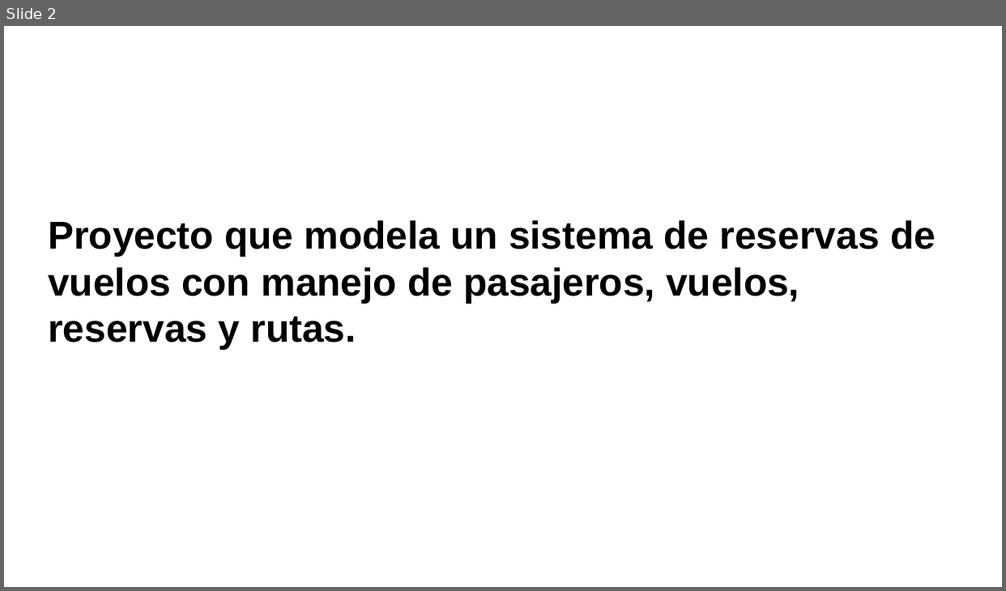
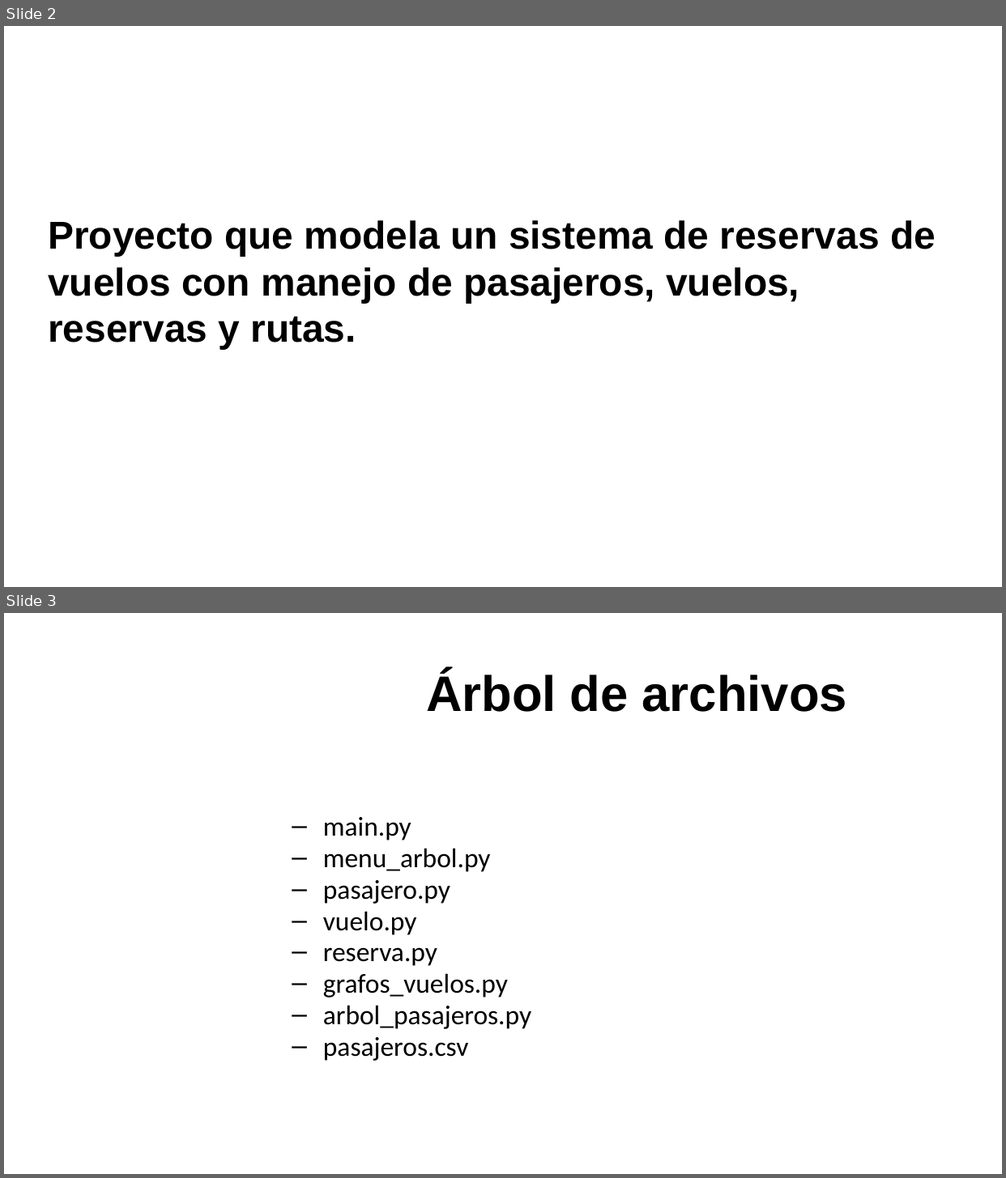
Before and after one commit to MarielaIPS/Final, a slide deck: Sistema de vuelos.pptx. Shown one above the other, each under a label of ours: slide 2 before the commit, slides 2 and 3 after it. The pictures are 1006x591 and 1006x1178 pixels, drawn with LibreOffice and Linux fonts; fonts in the diff are those of the drawing; background and template pictures are left out. Boxes give left, top, right and bottom in pixels: in the first picture for what was removed or moved away, otherwise in the second. Text is boxed around its words. In the diff, an @@ line names an element or a change of style, - is before the commit and + after.

```diff
--- a/Sistema de vuelos.pptx
+++ b/Sistema de vuelos.pptx
@@ slide 3 added at [4,613,1002,1174], background picture (left out) @@
@@ title added at [426,671,847,712], 36 pt, text #000000, bold @@
+Árbol de archivos
@@ text added at [323,817,531,1061], 19.6 pt, text #000000 @@
+  – main.py
+  – menu_arbol.py
+  – pasajero.py
+  – vuelo.py
+  – reserva.py
+  – grafos_vuelos.py
+  – arbol_pasajeros.py
+  – pasajeros.csv
```
Also in this commit, not shown: 6 slides changed, 10 other slides added, 1 slide removed, 6 other files.
